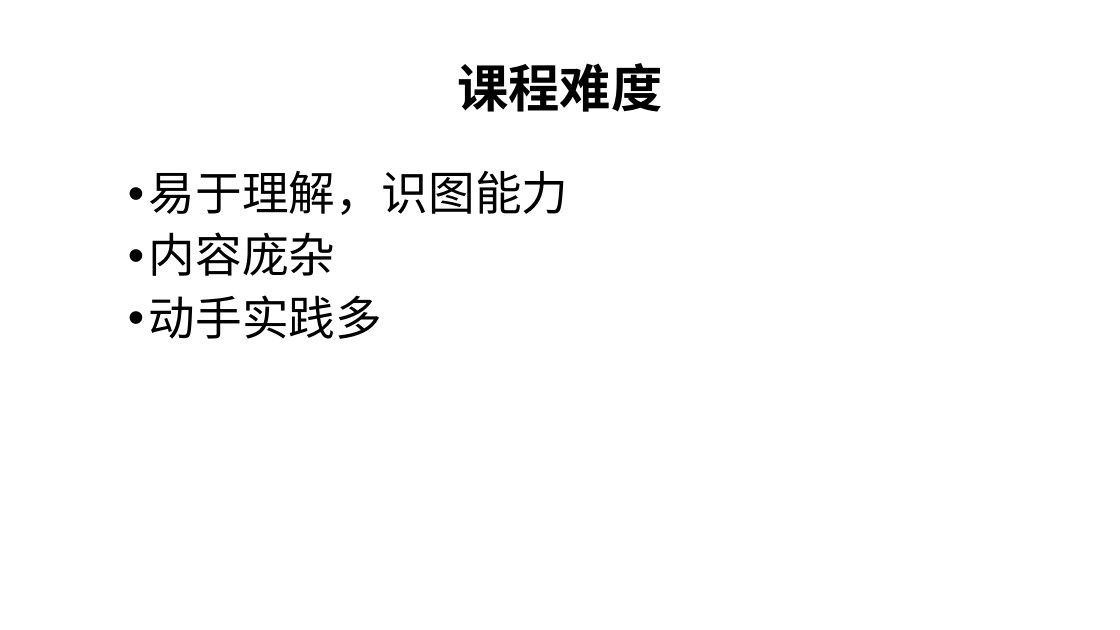
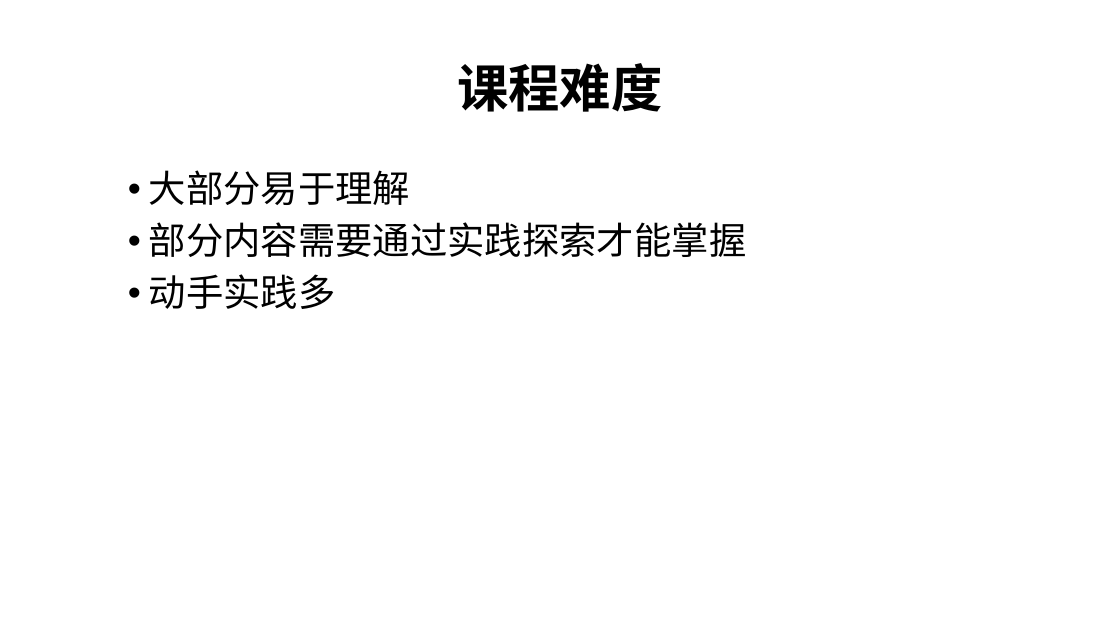
Before and after one commit to zuoshenghuang/curriculum, a slide deck: slide 7 of software/Ch_0_main.pptx. Drawn at 1120x630 pixels with LibreOffice and Linux fonts; fonts in the diff are those of the drawing; background and template pictures are left out. Boxes give left, top, right and bottom in pixels: in the first picture for what was removed or moved away, otherwise in the second. Text is boxed around its words. In the diff, an @@ line names an element or a change of style, - is before the commit and + after.

```diff
--- a/software/Ch_0_main.pptx
+++ b/software/Ch_0_main.pptx
@@ text at (149, 170, 747, 257): text changed; size 40 to 32 pt @@
-• 易于理解，识图能力
-• 内容庞杂
+• 大部分易于理解
+• 部分内容需要通过实践探索才能掌握
@@ text at (149, 274, 336, 309): size 40 to 32 pt in "动手实践多" @@
```
Also in this commit, not shown: 5 other slides changed, 6 slides added, 1 slide removed, 7 other files.
